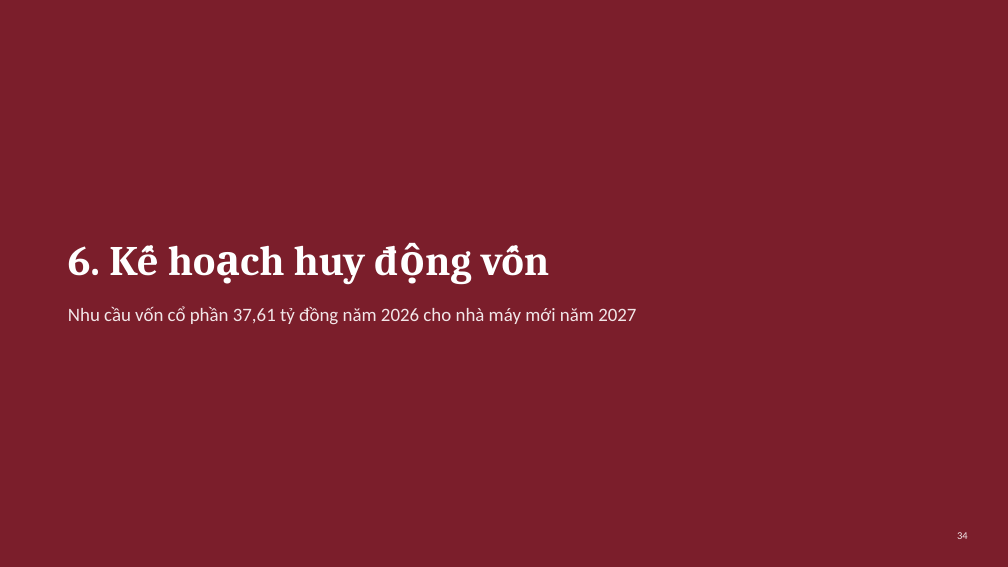
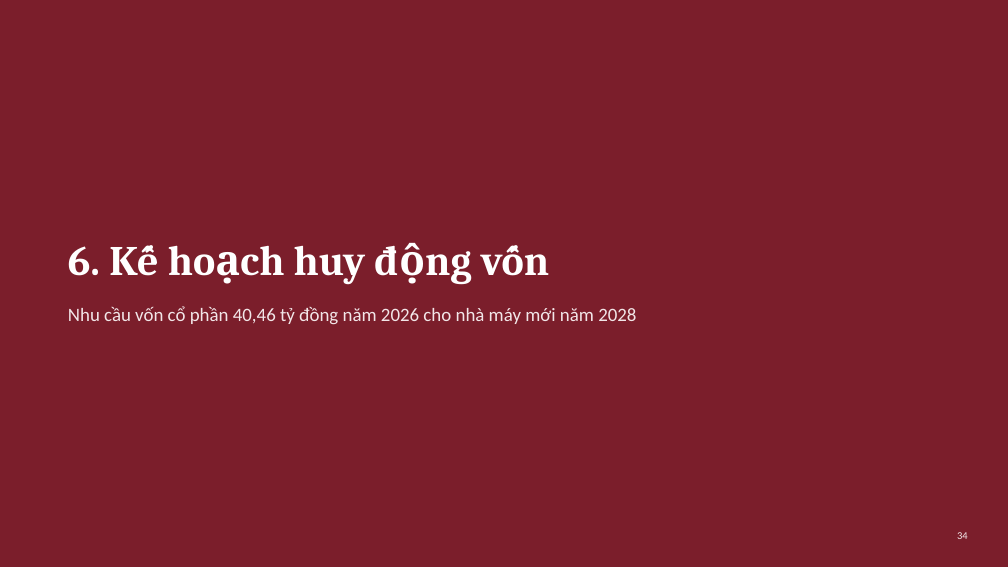
Before and after one commit to loc1706/CLAIDE-CFA, a slide deck: slide 34 of AgriPack_Slides_tom_tat.pptx. Drawn at 1008x567 pixels with LibreOffice and Linux fonts; fonts in the diff are those of the drawing. Boxes give left, top, right and bottom in pixels: in the first picture for what was removed or moved away, otherwise in the second. Text is boxed around its words. In the diff, an @@ line names an element or a change of style, - is before the commit and + after.

```diff
--- a/AgriPack_Slides_tom_tat.pptx
+++ b/AgriPack_Slides_tom_tat.pptx
@@ text at <box>68,306,636,325</box>: text changed @@
-Nhu cầu vốn cổ phần 37,61 tỷ đồng năm 2026 cho nhà máy mới năm 2027
+Nhu cầu vốn cổ phần 40,46 tỷ đồng năm 2026 cho nhà máy mới năm 2028
```
Also in this commit, not shown: 21 other slides changed, 1 other file.
